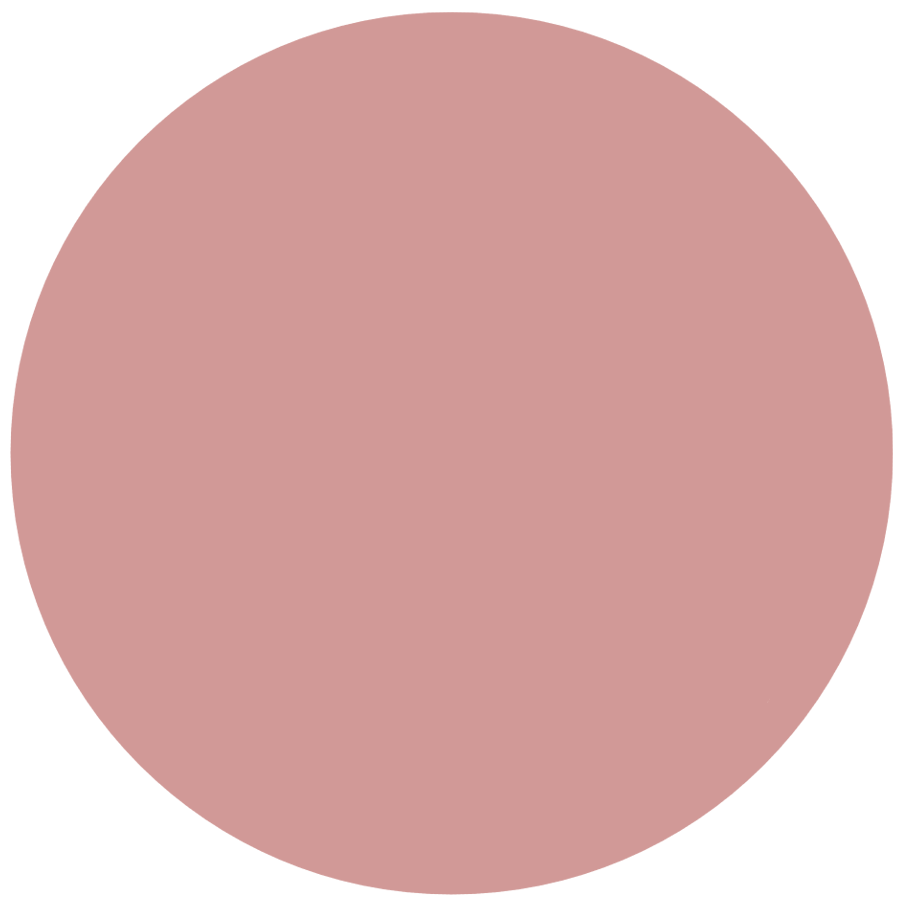
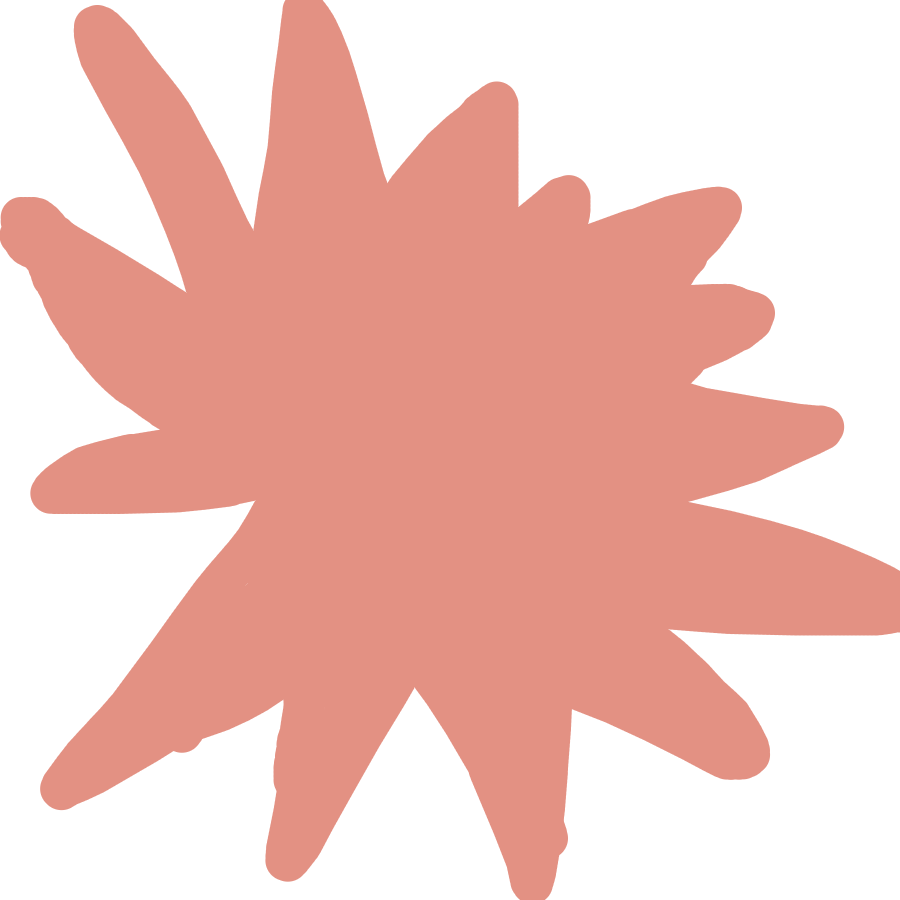
Comparing the layer stacks of the two w=900, h=900 images. Changes:
added layer "Paint Layer 2" above "Paint Layer 1" over [0, 0, 900, 900]
hid "Paint Layer 1", painted on it over [0, 0, 896, 900]